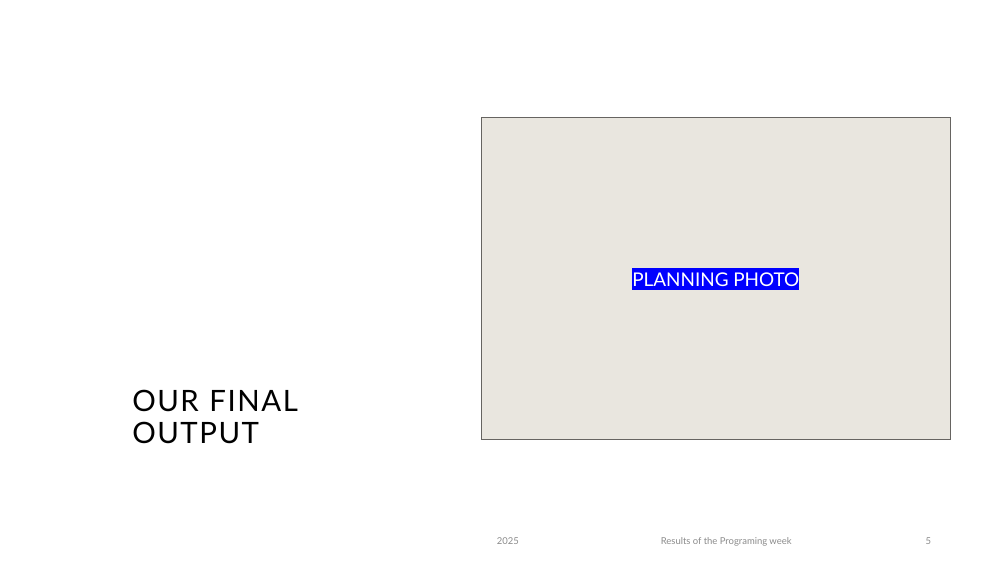
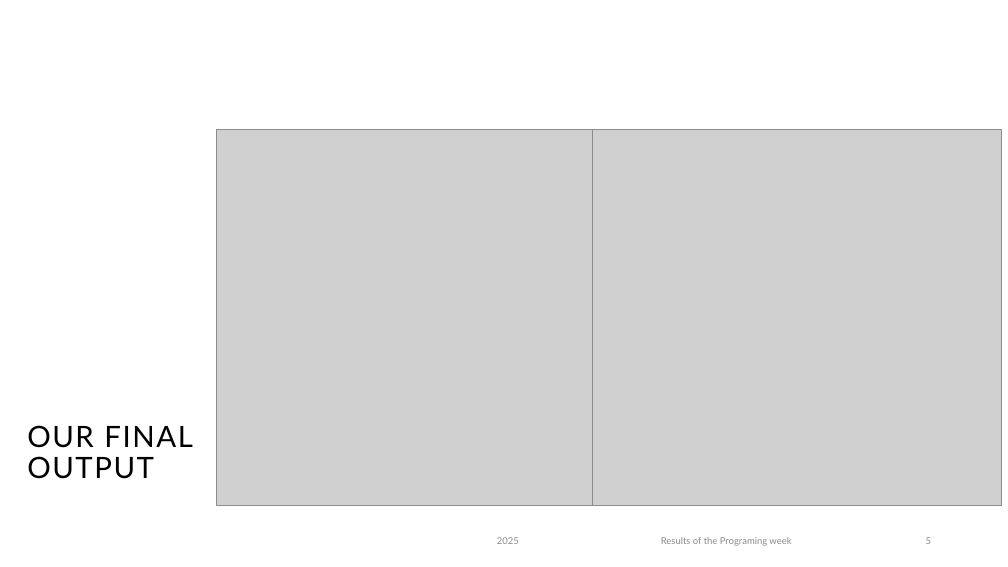
Before and after one commit to VictorFAYON/DIAM_optimization, a slide deck: slide 5 of Results of the Programing week.pptx. Drawn at 1008x567 pixels with LibreOffice and Linux fonts; fonts in the diff are those of the drawing; grey boxes stand for pictures; background and template pictures are left out. Boxes give left, top, right and bottom in pixels: in the first picture for what was removed or moved away, otherwise in the second. Text is boxed around its words. In the diff, an @@ line names an element or a change of style, - is before the commit and + after.

```diff
--- a/Results of the Programing week.pptx
+++ b/Results of the Programing week.pptx
@@ rectangle removed at [482, 118, 951, 440] @@
-PLANNING PHOTO
@@ picture added at [216, 129, 592, 505] @@
@@ picture added at [557, 129, 1001, 505] @@
@@ title "OUR FINAL OUTPUT": place and size @@
-title "OUR FINAL OUTPUT" at [132, 389, 297, 444]
+title "OUR FINAL OUTPUT" at [27, 425, 192, 479]
```
Also in this commit, not shown: 1 other file.
